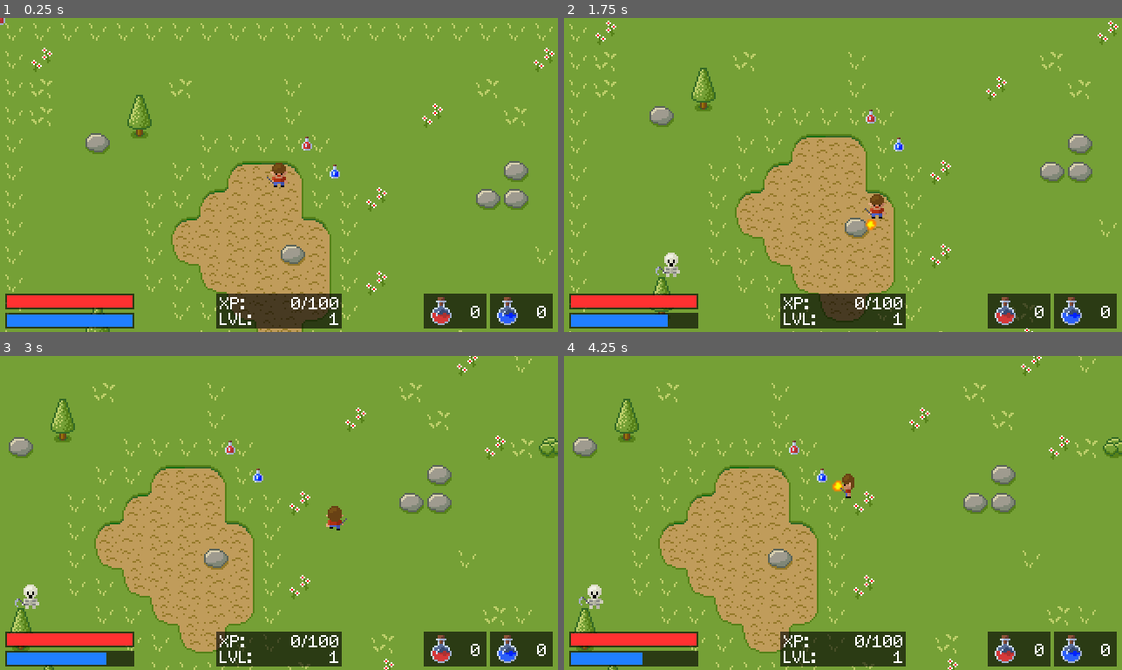
Above: before the commit, frames 1-4 (two rows, left to right).
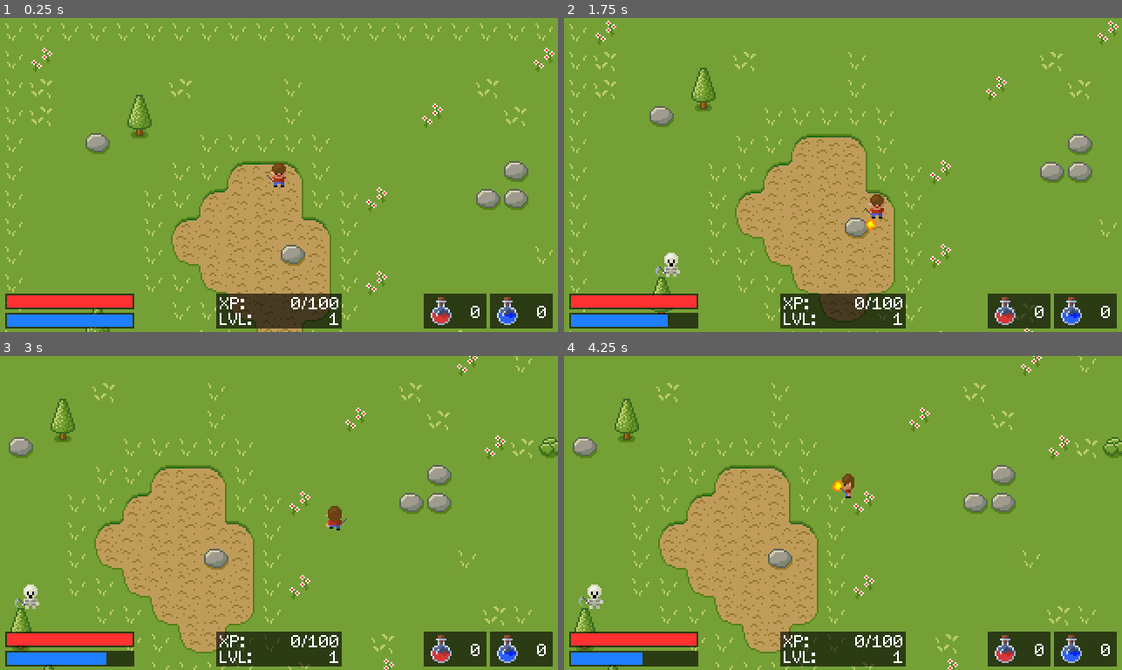
Above: after the commit, the same moments.

Repository: tlo8640/SimpleRPG
Game: Godot game, scene res://Scenes/Main.tscn
The game is run twice, just before and just after one commit, with the same random seed, the same clock (stepped at 60 frames per second) and the same inputs.
Inputs:
- Up to frame 1 (0.25 s): no input
- Up to frame 2 (1.75 s): tap Enter at 0.5 s; hold Right (ui_right) 0.53-1.28 s; hold Space (attack) 0.53-1.28 s; tap Ctrl (fireball) at 0.8, 1.35 s; hold Down (ui_down) from 1.28 s (still down); tap , (drink_health, bound only after the commit) at 1.55 s
- Up to frame 3 (3 s): release Down (ui_down) at 2.03 s; hold Right (ui_right) 2.03-2.78 s; hold , (drink_health, bound only after the commit) 2.03-2.78 s; tap . (drink_mana, bound only after the commit) at 2.3, 2.85 s; hold Up (ui_up) from 2.78 s (still down)
- Up to frame 4 (4.25 s): tap Space (attack) at 3.05 s; release Up (ui_up) at 3.53 s; hold Left (ui_left) from 3.53 s (still down); hold Space (attack) from 3.53 s (still down); tap Ctrl (fireball) at 3.8 s

The runs differ from the first frame. In frame 1, 0.1% of the frame differs, in the area x 0-61%, y 0-53%; in frame 2, 0.1%; in frame 3, 0.1%; in frame 4, 0.1%.

Commit message:
finish monster drop  something when dying, collect and drink hrealth and mana

Diff:
--- a/Entities/Player/Player.gd
+++ b/Entities/Player/Player.gd
@@ -121,6 +121,17 @@
 			$Sprite.play(animation)
 			# add cooldown_time
 			next_fireball_time = now + fireball_cooldown_time
+	elif event.is_action_pressed("drink_health"):
+		if health_potions > 0:
+			health_potions -= 1
+			health = min(health + 50, health_max)
+			emit_signal("player_stats_changed", self)
+	elif event.is_action_pressed("drink_mana"):
+		if mana_potions > 0:
+			mana_potions -= 1
+			mana = min(mana + 50, mana_max)
+			emit_signal("player_stats_changed", self)
+
 
 func _on_Sprite_animation_finished():
 	attack_playing = false
--- a/Entities/Skeleton/Skeleton.gd
+++ b/Entities/Skeleton/Skeleton.gd
@@ -132,6 +132,11 @@
 		$AnimatedSprite.play("death")
 		emit_signal("death")
 		# 80 % probalitiy to drop something
+		if rng.randf() <= 0.8:
+			var potion = potion_scene.instance()
+			potion.type = rng.randi()  % 2
+			get_tree().root.get_node("Root").call_deferred("add_child", potion)
+			potion.position = position
 
 
 func _on_AnimatedSprite_frame_changed():
--- a/Entities/Skeleton/Skeleton.tscn
+++ b/Entities/Skeleton/Skeleton.tscn
@@ -38,6 +38,11 @@
 "loop": false,
 "name": "down_attack",
 "speed": 3.0
+}, {
+"frames": [ ExtResource( 19 ), ExtResource( 1 ), ExtResource( 30 ), ExtResource( 29 ), ExtResource( 9 ), ExtResource( 13 ) ],
+"loop": false,
+"name": "death",
+"speed": 7.0
 }, {
 "frames": [ ExtResource( 15 ), ExtResource( 14 ), ExtResource( 15 ), ExtResource( 18 ) ],
 "loop": true,
@@ -98,11 +103,6 @@
 "loop": false,
 "name": "birth",
 "speed": 7.0
-}, {
-"frames": [ ExtResource( 19 ), ExtResource( 1 ), ExtResource( 30 ), ExtResource( 29 ), ExtResource( 9 ), ExtResource( 13 ) ],
-"loop": false,
-"name": "death",
-"speed": 7.0
 } ]
 
 [sub_resource type="RectangleShape2D" id=2]
--- a/Scenes/Main.tscn
+++ b/Scenes/Main.tscn
@@ -41,15 +41,9 @@
 [ext_resource path="res://Entities/SkeletonSpawner/SkeletonSpawner.tscn" type="PackedScene" id=39]
 [ext_resource path="res://GUI/ManaPotions.gd" type="Script" id=40]
 [ext_resource path="res://GUI/HealthPotions.gd" type="Script" id=41]
-[ext_resource path="res://Entities/Potion/Potion.tscn" type="PackedScene" id=42]
 
 [sub_resource type="SpriteFrames" id=1]
 animations = [ {
-"frames": [ ExtResource( 17 ), ExtResource( 4 ), ExtResource( 27 ) ],
-"loop": false,
-"name": "right_fireball",
-"speed": 7.0
-}, {
 "frames": [ ExtResource( 1 ), ExtResource( 10 ), ExtResource( 5 ) ],
 "loop": false,
 "name": "down_attack",
@@ -109,6 +103,11 @@
 "loop": true,
 "name": "up_walk",
 "speed": 10.0
+}, {
+"frames": [ ExtResource( 17 ), ExtResource( 4 ), ExtResource( 27 ) ],
+"loop": false,
+"name": "right_fireball",
+"speed": 7.0
 }, {
 "frames": [ ExtResource( 19 ), ExtResource( 13 ), ExtResource( 8 ) ],
 "loop": false,
@@ -170,6 +169,7 @@
 modulate = Color( 1, 0, 0, 1 )
 frames = SubResource( 1 )
 animation = "down_idle"
+frame = 1
 playing = true
 
 [node name="CollisionShape2D" type="CollisionShape2D" parent="Player"]
@@ -370,19 +370,8 @@
 align = 1
 
 [node name="SkeletonSpawner" parent="." instance=ExtResource( 39 )]
-
-[node name="Potion" parent="." instance=ExtResource( 42 )]
-
-[node name="Potion" parent="Potion" instance=ExtResource( 42 )]
-position = Vector2( 176, 72 )
-
-[node name="Potion2" parent="." instance=ExtResource( 42 )]
-
-[node name="Potion" parent="Potion2" instance=ExtResource( 42 )]
-position = Vector2( 192, 88 )
-type = 1
+[connection signal="player_stats_changed" from="Player" to="CanvasLayer/Health" method="_on_Player_player_stats_changed"]
+[connection signal="player_stats_changed" from="Player" to="CanvasLayer/Mana" method="_on_Player_player_stats_changed"]
 [connection signal="player_stats_changed" from="Player" to="CanvasLayer/HealthPotions" method="_on_Player_player_stats_changed"]
 [connection signal="player_stats_changed" from="Player" to="CanvasLayer/ManaPotions" method="_on_Player_player_stats_changed"]
-[connection signal="player_stats_changed" from="Player" to="CanvasLayer/Health" method="_on_Player_player_stats_changed"]
-[connection signal="player_stats_changed" from="Player" to="CanvasLayer/Mana" method="_on_Player_player_stats_changed"]
 [connection signal="animation_finished" from="Player/Sprite" to="Player" method="_on_Sprite_animation_finished"]
--- a/project.godot
+++ b/project.godot
@@ -69,6 +69,18 @@
 , Object(InputEventJoypadButton,"resource_local_to_scene":false,"resource_name":"","device":0,"button_index":3,"pressure":0.0,"pressed":false,"script":null)
  ]
 }
+drink_health={
+"deadzone": 0.5,
+"events": [ Object(InputEventKey,"resource_local_to_scene":false,"resource_name":"","device":0,"alt":false,"shift":false,"control":false,"meta":false,"command":false,"pressed":false,"scancode":44,"unicode":0,"echo":false,"script":null)
+, Object(InputEventJoypadButton,"resource_local_to_scene":false,"resource_name":"","device":0,"button_index":0,"pressure":0.0,"pressed":false,"script":null)
+ ]
+}
+drink_mana={
+"deadzone": 0.5,
+"events": [ Object(InputEventKey,"resource_local_to_scene":false,"resource_name":"","device":0,"alt":false,"shift":false,"control":false,"meta":false,"command":false,"pressed":false,"scancode":46,"unicode":0,"echo":false,"script":null)
+, Object(InputEventJoypadButton,"resource_local_to_scene":false,"resource_name":"","device":0,"button_index":1,"pressure":0.0,"pressed":false,"script":null)
+ ]
+}
 
 [rendering]
 
Not shown: 1 places in Scenes/Main.tscn that only renumber resources
